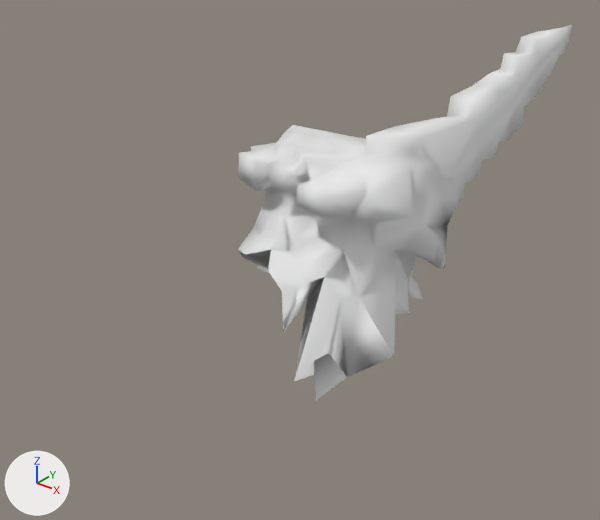
Before and after pictures for a commit that changed the OBJ model src/main/resources/assets/kn8/meshes/kaiju_no10_small/head.obj.
Rendered twice from a camera (50 mm lens) standing at (1.083, -1.696, 4.429) and looking at (-0.099, -0.22, 3.513). Arrows for +X, +Y and +Z are at lower left; the lights stay in place. The older version comes first. Where no turn or scale is listed for an object, it has been applied to the vertices. Vertices at exactly the same position are counted once.

Names of what the first picture shows: 'head'.
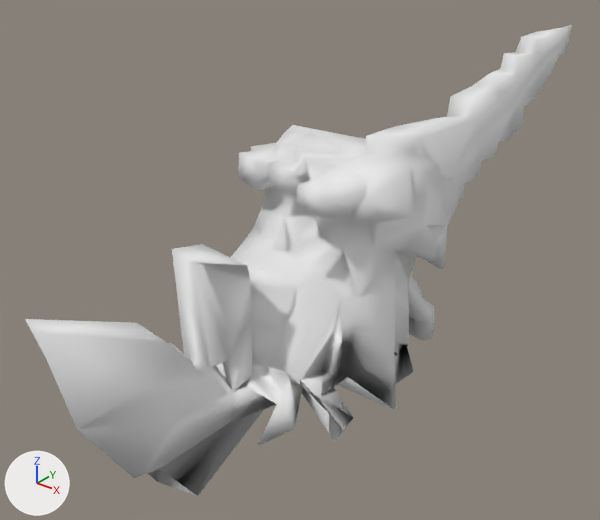
Boxes (x1, y1, x2, y2) around the edits, measured in the pictures (600 x 520 px):
'head', reshaped (64% wider, 26% taller)
    before: (238, 25, 572, 400)
    after: (25, 25, 572, 496)
part 1 of me_head, built on
    before: (238, 250, 347, 400)
    after: (25, 244, 434, 496)

What changed in the scene script:
```text
Change me_head:
    used by ob_head; location = (0.0, 0.0, 0.0)
    remove me_head.from_pydata(...)  # 270 vertices, 539 faces; spans x -0.311..0.209, y -0.503..0.69, z 3.337..4.0
    add me_head.from_pydata(...)  # 389 vertices, 785 faces; spans x -0.348..0.273, y -0.976..0.69, z 3.117..4.0
    me_head part 1
    2 vertices are removed from x -0.072..-0.011, y -0.216..0.063, z 3.382..3.445
    42 faces are deleted
    121 vertices are added at x -0.348..0.273, y -0.976..0.187, z 3.117..3.686
    288 new faces join them
```
